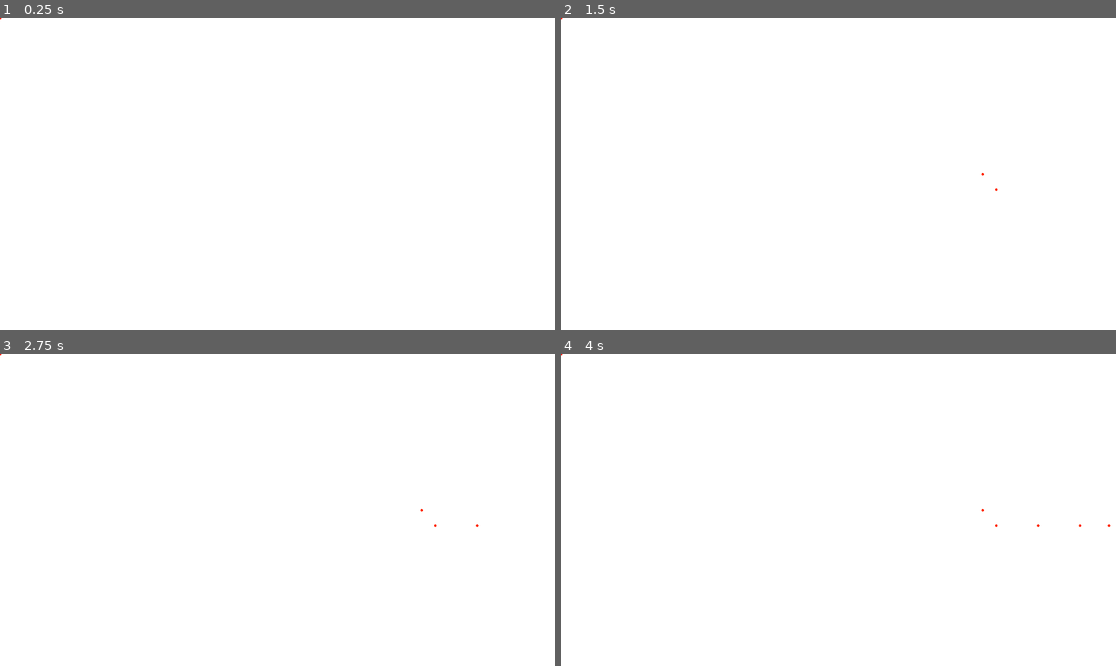
Above: before the commit, frames 1-4 (two rows, left to right).
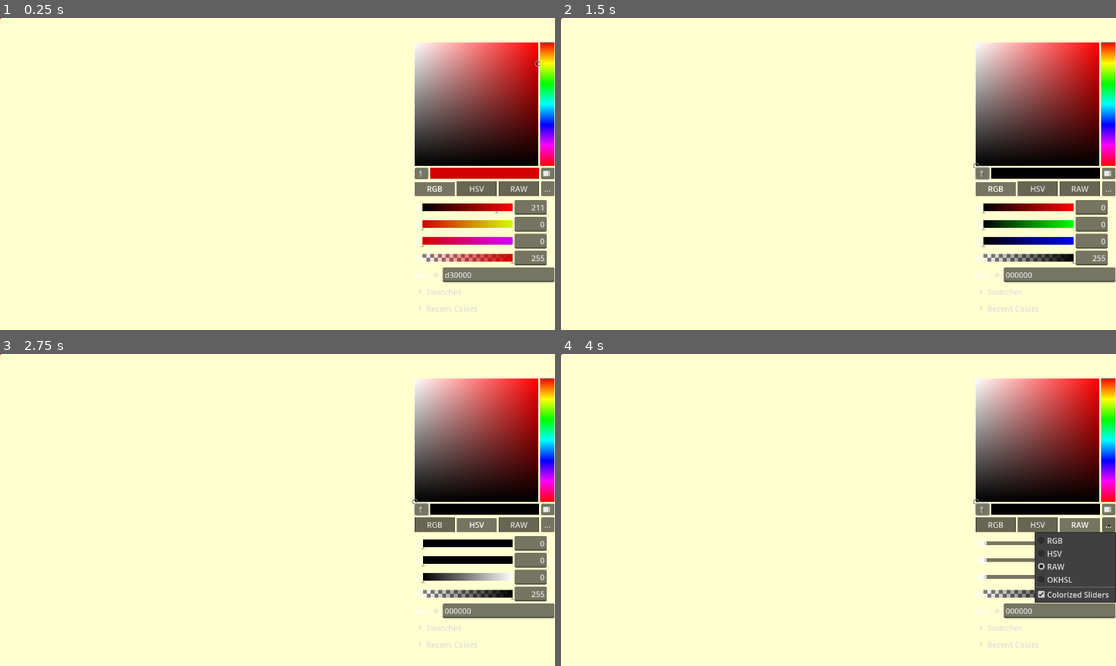
Above: after the commit, the same moments.

Repository: knowercoder/Drawing-Board-Godot
Game: Godot game, scene res://Scenes/Drawing2D.tscn
Two runs of this game, one before a commit and one after it. Both use one fixed random seed, a clock stepped at 60 frames per second and the inputs below. The engine's default icon, where the game draws it, is replaced by a stand-in: a white triangle on a blue panel in a dark square.
Inputs (mouse positions are in pixels of both pictures, inside the frame that each line leads up to):
- Up to frame 1 (0.25 s): no input
- Up to frame 2 (1.5 s): click (982, 174) at 0.52 s; click (993, 189) at 1.25 s, where only the run after the commit has a clickable "RGB"
- Up to frame 3 (2.75 s): click (477, 525) at 2 s, where only the run after the commit has a clickable "HSV"
- Up to frame 4 (4 s): click (1077, 525) at 2.75 s, where only the run after the commit has a clickable "RAW"; click (1110, 525) at 3.5 s, where only the run after the commit has a clickable "..."

The runs differ from the first frame. In frame 1, 100% of the frame differs, in the area x 0-100%, y 0-100%; in frame 2, 100%; in frame 3, 100%; in frame 4, 100%.

Commit message:
Added color change with color picker

Diff:
--- a/Scenes/Drawing2D.tscn
+++ b/Scenes/Drawing2D.tscn
@@ -1,33 +1,31 @@
-[gd_scene load_steps=9 format=3 uid="uid://u0ikby08i8u8"]
+[gd_scene load_steps=8 format=3 uid="uid://u0ikby08i8u8"]
 
 [ext_resource type="Texture2D" uid="uid://comav3qpb8gl3" path="res://icon.svg" id="1_mgm5v"]
 [ext_resource type="Shader" path="res://Shaders/DrawingBoard.gdshader" id="1_uhrtv"]
-[ext_resource type="Texture2D" uid="uid://dlikvh01x2ms2" path="res://Textures/white.png" id="2_c3e8q"]
 [ext_resource type="Script" path="res://Scripts/MouseDraw.gd" id="4_fcpia"]
 [ext_resource type="Shader" path="res://Shaders/DrawingBuffer.gdshader" id="5_tfvv0"]
 
-[sub_resource type="ViewportTexture" id="ViewportTexture_lgunu"]
+[sub_resource type="ViewportTexture" id="ViewportTexture_j15ib"]
 viewport_path = NodePath("BufferViewport")
 
-[sub_resource type="ShaderMaterial" id="ShaderMaterial_0j37n"]
+[sub_resource type="ShaderMaterial" id="ShaderMaterial_rxvcg"]
 resource_local_to_scene = true
 shader = ExtResource("1_uhrtv")
-shader_parameter/_color = Color(1, 0.137255, 0, 1)
-shader_parameter/_mainTex = ExtResource("2_c3e8q")
-shader_parameter/_bufferTex = SubResource("ViewportTexture_lgunu")
+shader_parameter/_bgColor = Color(1, 1, 0.815686, 1)
+shader_parameter/_bufferTex = SubResource("ViewportTexture_j15ib")
 
 [sub_resource type="ShaderMaterial" id="ShaderMaterial_6wxrf"]
 resource_local_to_scene = true
 shader = ExtResource("5_tfvv0")
-shader_parameter/_color = Color(0, 0, 0, 1)
-shader_parameter/_width = 3.0
+shader_parameter/_inkColor = Color(0, 0, 0, 1)
+shader_parameter/_width = 2.5
 shader_parameter/_mousePos = null
 shader_parameter/_prevMousePos = null
 
 [node name="Node2D" type="Node2D"]
 
-[node name="TextureRect" type="TextureRect" parent="."]
-material = SubResource("ShaderMaterial_0j37n")
+[node name="DrawingBoard" type="TextureRect" parent="."]
+material = SubResource("ShaderMaterial_rxvcg")
 offset_right = 1153.0
 offset_bottom = 651.0
 texture = ExtResource("1_mgm5v")
@@ -50,3 +48,10 @@
 anchor_bottom = 1.0
 grow_horizontal = 2
 grow_vertical = 2
+
+[node name="ColorPicker" type="ColorPicker" parent="."]
+offset_left = 857.0
+offset_top = 47.0
+offset_right = 1155.0
+offset_bottom = 623.0
+color = Color(0.827451, 0, 0, 1)
--- a/Scenes/Drawing2D2.tscn
+++ /dev/null
@@ -1,63 +0,0 @@
-[gd_scene load_steps=10 format=3 uid="uid://b8rpljsvajgjx"]
-
-[ext_resource type="Shader" path="res://Shaders/DrawingBoard.gdshader" id="1_de61h"]
-[ext_resource type="Texture2D" uid="uid://dlikvh01x2ms2" path="res://Textures/white.png" id="2_boqm4"]
-[ext_resource type="Texture2D" uid="uid://comav3qpb8gl3" path="res://icon.svg" id="3_7bu6u"]
-[ext_resource type="Script" path="res://Scripts/MouseDraw.gd" id="4_jyi6l"]
-[ext_resource type="Shader" path="res://Shaders/DrawingBuffer.gdshader" id="5_o1w6a"]
-
-[sub_resource type="ViewportTexture" id="ViewportTexture_blspf"]
-viewport_path = NodePath("BufferViewport")
-
-[sub_resource type="ShaderMaterial" id="ShaderMaterial_0j37n"]
-resource_local_to_scene = true
-shader = ExtResource("1_de61h")
-shader_parameter/_color = Color(1, 0.137255, 0, 1)
-shader_parameter/_mainTex = ExtResource("2_boqm4")
-shader_parameter/_bufferTex = SubResource("ViewportTexture_blspf")
-
-[sub_resource type="ViewportTexture" id="ViewportTexture_cvc1v"]
-viewport_path = NodePath("BufferViewport")
-
-[sub_resource type="ShaderMaterial" id="ShaderMaterial_6wxrf"]
-resource_local_to_scene = true
-shader = ExtResource("5_o1w6a")
-shader_parameter/_color = Color(0, 0, 0, 1)
-shader_parameter/_width = 3.0
-shader_parameter/_mousePos = null
-shader_parameter/_prevMousePos = null
-
-[node name="Node2D" type="Node2D"]
-
-[node name="TextureRect" type="TextureRect" parent="."]
-material = SubResource("ShaderMaterial_0j37n")
-offset_right = 1153.0
-offset_bottom = 651.0
-texture = ExtResource("3_7bu6u")
-script = ExtResource("4_jyi6l")
-
-[node name="SecondViewport" type="SubViewport" parent="."]
-disable_3d = true
-size = Vector2i(1152, 648)
-
-[node name="TextureRect" type="TextureRect" parent="SecondViewport"]
-anchors_preset = 15
-anchor_right = 1.0
-anchor_bottom = 1.0
-grow_horizontal = 2
-grow_vertical = 2
-texture = SubResource("ViewportTexture_cvc1v")
-
-[node name="BufferViewport" type="SubViewport" parent="."]
-process_priority = 1
-process_physics_priority = 1
-disable_3d = true
-size = Vector2i(1152, 648)
-
-[node name="ColorRect" type="ColorRect" parent="BufferViewport"]
-material = SubResource("ShaderMaterial_6wxrf")
-anchors_preset = 15
-anchor_right = 1.0
-anchor_bottom = 1.0
-grow_horizontal = 2
-grow_vertical = 2
--- a/Scripts/MouseDraw.gd
+++ b/Scripts/MouseDraw.gd
@@ -5,8 +5,13 @@
 var prevMousePos = Vector2(-1000, 0)
 var mousePos = Vector2(-1000, 0)
 
+var color_picker: ColorPicker
+
 func _ready():
 	bufferRectMaterial = $"../BufferViewport/ColorRect".material
+	color_picker = $"../ColorPicker"
+	color_picker.color_changed.connect(_on_color_changed)
+	bufferRectMaterial.set_shader_parameter("_inkColor", color_picker.color)
 
 func _process(delta):
 
@@ -17,3 +22,7 @@
 		prevMousePos = mousePos
 	else:
 		prevMousePos = Vector2(-1000, 0)
+
+
+func _on_color_changed(color: Color):
+	bufferRectMaterial.set_shader_parameter("_inkColor", color)
--- a/Shaders/DrawingBoard.gdshader
+++ b/Shaders/DrawingBoard.gdshader
@@ -1,16 +1,14 @@
 shader_type canvas_item;
 
-uniform sampler2D _mainTex;
+uniform vec4 _bgColor: source_color = vec4(1., 1., 1., 1.);
 uniform sampler2D _bufferTex;
-uniform vec4 _color : source_color = vec4(0.0, 0.0, 0.0, 1.0);
 
 void vertex() {
 	// Called for every vertex the material is visible on.
 }
 
 void fragment() {
-	vec4 mainCol = texture(_mainTex, UV);
 	vec4 bufferCol = texture(_bufferTex, UV);
-	vec4 outcol = mix(mainCol, _color, floor(bufferCol.r));
+	vec4 outcol = mix(_bgColor, bufferCol, floor(bufferCol.a));
 	COLOR = outcol;
 }
--- a/Shaders/DrawingBuffer.gdshader
+++ b/Shaders/DrawingBuffer.gdshader
@@ -1,6 +1,6 @@
 shader_type canvas_item;
 
-uniform vec4 _color : source_color = vec4(0.0, 0.0, 0.0, 1.0);
+uniform vec4 _inkColor : source_color = vec4(0.0, 0.0, 0.0, 1.0);
 uniform float _width = 3.0;
 uniform vec2 _mousePos;
 uniform vec2 _prevMousePos;
@@ -33,7 +33,7 @@
     }
 
     linevalue = clamp(linevalue, 0.0, 1.0);
-	vec4 outColor = vec4(linevalue);
+	vec4 outColor = vec4(_inkColor.rgb * linevalue, linevalue);
 
 	COLOR = outColor;
 }
